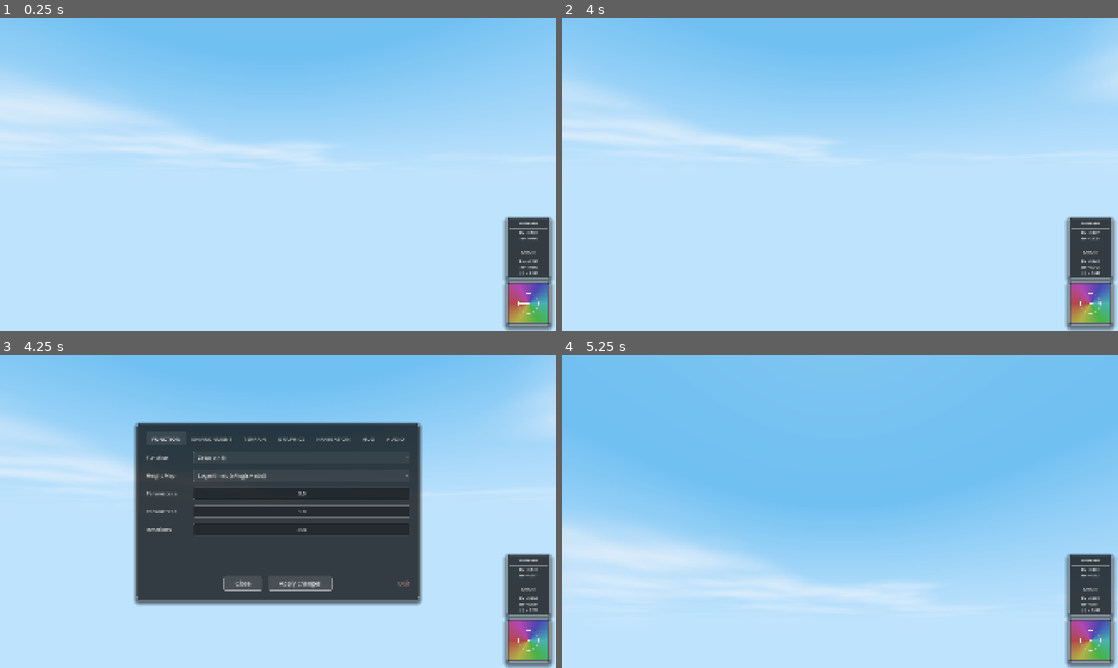
Above: before the commit, frames 1-4 (two rows, left to right).
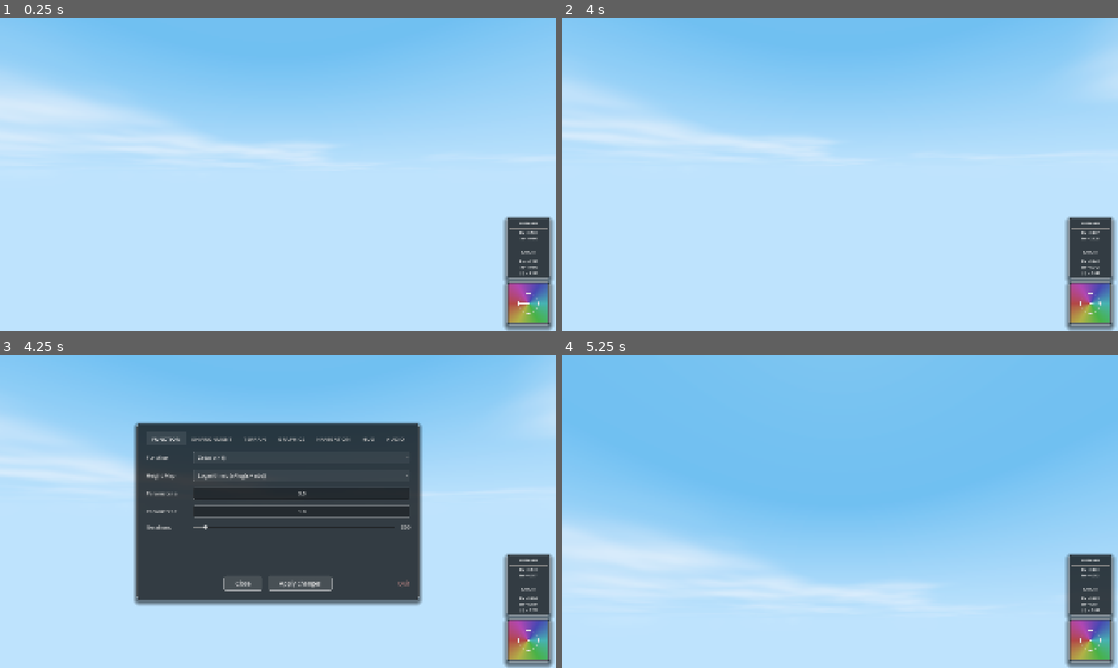
Above: after the commit, the same moments.

Repository: allanino/complex-functions-explorer
Game: Godot game, scene res://scenes/main.tscn
The game is run twice, just before and just after one commit, with the same random seed, the same clock (stepped at 60 frames per second) and the same inputs.
Inputs (mouse positions are in pixels of both pictures, inside the frame that each line leads up to):
- Up to frame 1 (0.25 s): no input
- Up to frame 2 (4 s): tap Enter at 0.5, 2, 3.5 s; move the mouse to (867, 174) at 0.52 s; hold W (move_forward) from 0.53 s (still down); tap G at 0.6 s; tap Space at 0.77, 1.25, 1.52, 2.75, 3.02, 3.77 s; move the mouse to (812, 174) at 1.27 s; tap N at 1.35 s; move the mouse to (851, 168) at 2.02 s; tap C at 2.1 s; move the mouse to (834, 180) at 2.77 s; tap R at 2.85 s; move the mouse to (878, 177) at 3.52 s; hold Shift from 3.53 s (still down)
- Up to frame 3 (4.25 s): keep holding W (move_forward); keep holding Shift; tap Escape (ui_cancel) at 4.15 s
- Up to frame 4 (5.25 s): release W (move_forward) at 4.25 s; release Shift at 4.25 s; click "Apply Changes" at 4.25 s; tap Space at 5 s; move the mouse to (795, 508) at 5.02 s; hold W (move_forward) from 5.03 s (still down); tap Ctrl at 5.1 s

Frames 1-2 are identical in both runs. In frame 3, 0.3% of the frame differs, in the area x 26-74%, y 53-57%; in frame 4, nothing differs.

Commit message:
Optimize Eta/Beta and convert iterations to slider
- Unrolled series expansion loops for Eta and Beta functions in GDScript and GDShader.
- Split shader log cache into two 2048-float arrays to bypass uniform limits.
- Converted iterations input from text field to slider (100-4000, step 100).
- Implemented real-time terrain updates for iterations changes.
- Implemented analytical complex derivatives for Eta and Beta functions.
- Updated CPU-side cache slicing and uniform synchronization.

Co-authored-by: allanino <5325241+allanino@users.noreply.github.com>

Diff:
--- a/scenes/hud.tscn
+++ b/scenes/hud.tscn
@@ -611,14 +611,23 @@
 theme_override_font_sizes/font_size = 18
 text = "Iterations"
 
-[node name="IterInput" type="LineEdit" parent="Control/MenuOverlay/CenterContainer/MainPanel/MarginContainer/ContentVBox/TabContainer/FUNCTION/IterContainer"]
-layout_mode = 2
-size_flags_horizontal = 3
-theme_override_font_sizes/font_size = 18
-theme_override_styles/normal = SubResource("StyleBoxFlat_input")
-theme_override_styles/focus = SubResource("StyleBoxFlat_input")
-text = "120"
-alignment = 1
+[node name="IterSlider" type="HSlider" parent="Control/MenuOverlay/CenterContainer/MainPanel/MarginContainer/ContentVBox/TabContainer/FUNCTION/IterContainer"]
+custom_minimum_size = Vector2(100, 20)
+layout_mode = 2
+size_flags_horizontal = 3
+size_flags_vertical = 4
+min_value = 100.0
+max_value = 4000.0
+step = 100.0
+value = 100.0
+
+[node name="IterValue" type="Label" parent="Control/MenuOverlay/CenterContainer/MainPanel/MarginContainer/ContentVBox/TabContainer/FUNCTION/IterContainer"]
+custom_minimum_size = Vector2(50, 0)
+layout_mode = 2
+theme_override_colors/font_color = Color(0.8, 0.8, 0.8, 1)
+theme_override_font_sizes/font_size = 18
+text = "100"
+horizontal_alignment = 2
 
 [node name="RationalContainer" type="HBoxContainer" parent="Control/MenuOverlay/CenterContainer/MainPanel/MarginContainer/ContentVBox/TabContainer/FUNCTION"]
 layout_mode = 2
--- a/scripts/hud.gd
+++ b/scripts/hud.gd
@@ -27,7 +27,8 @@
 @onready var height_eps_container = $Control/MenuOverlay/CenterContainer/MainPanel/MarginContainer/ContentVBox/TabContainer/FUNCTION/HeightEpsContainer
 @onready var height_eps_input = $Control/MenuOverlay/CenterContainer/MainPanel/MarginContainer/ContentVBox/TabContainer/FUNCTION/HeightEpsContainer/HeightEpsInput
 @onready var iter_container = $Control/MenuOverlay/CenterContainer/MainPanel/MarginContainer/ContentVBox/TabContainer/FUNCTION/IterContainer
-@onready var iter_input = $Control/MenuOverlay/CenterContainer/MainPanel/MarginContainer/ContentVBox/TabContainer/FUNCTION/IterContainer/IterInput
+@onready var iter_slider = $Control/MenuOverlay/CenterContainer/MainPanel/MarginContainer/ContentVBox/TabContainer/FUNCTION/IterContainer/IterSlider
+@onready var iter_value = $Control/MenuOverlay/CenterContainer/MainPanel/MarginContainer/ContentVBox/TabContainer/FUNCTION/IterContainer/IterValue
 @onready var rational_container = $Control/MenuOverlay/CenterContainer/MainPanel/MarginContainer/ContentVBox/TabContainer/FUNCTION/RationalContainer
 @onready var rational_input = $Control/MenuOverlay/CenterContainer/MainPanel/MarginContainer/ContentVBox/TabContainer/FUNCTION/RationalContainer/RationalInput
 @onready var multivalued_container = $Control/MenuOverlay/CenterContainer/MainPanel/MarginContainer/ContentVBox/TabContainer/FUNCTION/MultivaluedContainer
@@ -152,6 +153,7 @@
 var current_scale = 2.0
 var _initial_bg_music_volume: float
 var _initial_drone_volume: float
+var _initial_iterations: int
 var _initial_terrain_brightness: float
 var _initial_terrain_saturation: float
 var _initial_terrain_albedo: float
@@ -173,6 +175,7 @@
 	view_distance_slider.value_changed.connect(_on_view_distance_value_changed)
 	sunrise_slider.value_changed.connect(_on_sunrise_value_changed)
 	hud_scale_slider.value_changed.connect(_on_hud_scale_value_changed)
+	iter_slider.value_changed.connect(_on_iterations_value_changed)
 
 	get_viewport().size_changed.connect(_update_hud_layout)
 	multivalued_slider.value_changed.connect(_on_multivalued_n_value_changed)
@@ -315,6 +318,7 @@
 		Input.mouse_mode = Input.MOUSE_MODE_VISIBLE
 		_initial_bg_music_volume = Config.bg_music_volume
 		_initial_drone_volume = Config.drone_volume
+		_initial_iterations = Config.iterations
 		_initial_terrain_brightness = Config.terrain_brightness
 		_initial_terrain_saturation = Config.terrain_saturation
 		_initial_terrain_albedo = Config.terrain_albedo
@@ -330,7 +334,8 @@
 			if not is_finite(im_val): im_val = 0.0
 			re_input.text = "%.3f" % re_val
 			im_input.text = "%.3f" % im_val
-		iter_input.text = str(Config.iterations)
+		iter_slider.value = Config.iterations
+		_on_iterations_value_changed(Config.iterations)
 		speed_input.text = "%.1f" % (Config.movement_speed * 0.1)
 		zoom_slider.value = _zoom_to_slider(Config.zoom_factor)
 		_on_zoom_value_changed(zoom_slider.value)
@@ -397,6 +402,7 @@
 		if not applied:
 			Config.bg_music_volume = _initial_bg_music_volume
 			Config.drone_volume = _initial_drone_volume
+			Config.iterations = _initial_iterations
 			Config.terrain_brightness = _initial_terrain_brightness
 			Config.terrain_saturation = _initial_terrain_saturation
 			Config.terrain_albedo = _initial_terrain_albedo
@@ -408,7 +414,7 @@
 	var is_zeta_variant = (index >= 0 and index <= 3)
 
 	if index == 6 and Config.function_type != 6:
-		iter_input.text = "10"
+		iter_slider.value = 100 # Minimum value allowed by slider
 
 	rational_container.visible = (index == 13)
 	multivalued_container.visible = (index == 14)
@@ -450,6 +456,10 @@
 func _on_hud_scale_value_changed(value):
 	hud_scale_value.text = str(int(value)) + "%"
 
+func _on_iterations_value_changed(value):
+	Config.iterations = int(value)
+	iter_value.text = str(int(value))
+
 func _on_multivalued_n_value_changed(value):
 	multivalued_value.text = str(int(value))
 	Config.multivalued_n = int(value)
@@ -550,7 +560,7 @@
 	if not is_finite(re): re = 0.5
 	if not is_finite(im): im = 0.0
 
-	var iters = int(iter_input.text)
+	var iters = int(iter_slider.value)
 	var h_a = float(height_a_input.text)
 	if not is_finite(h_a): h_a = 3.0
 	var h_eps = float(height_eps_input.text)
